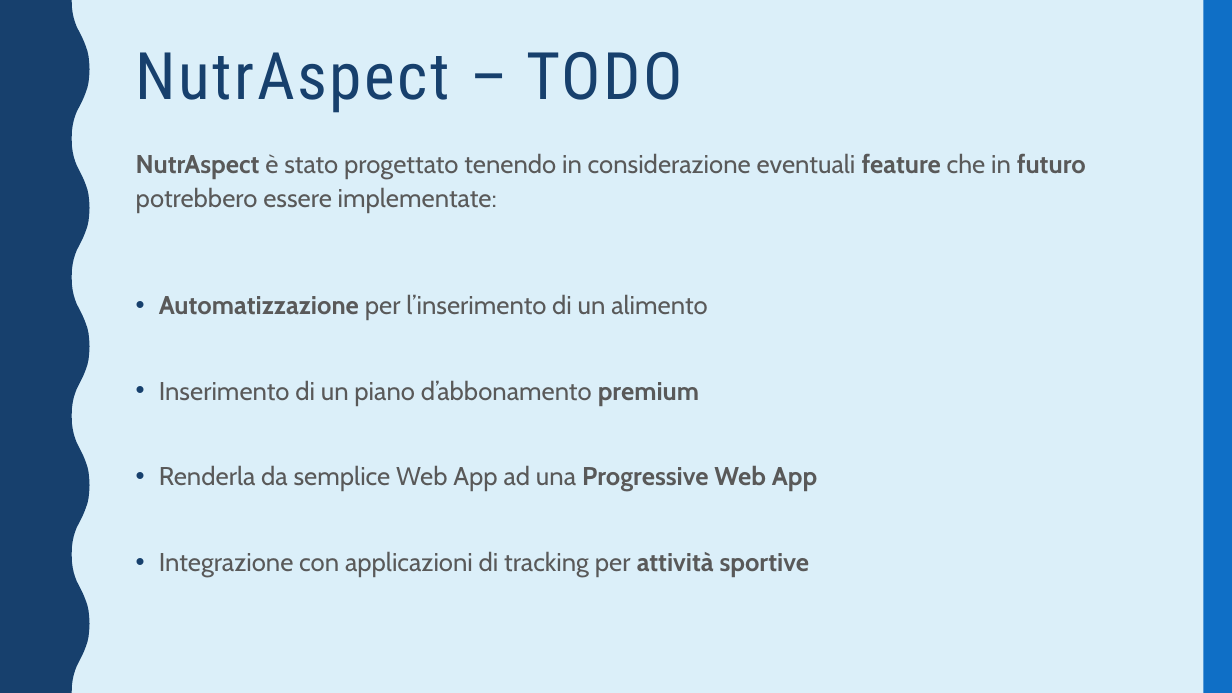
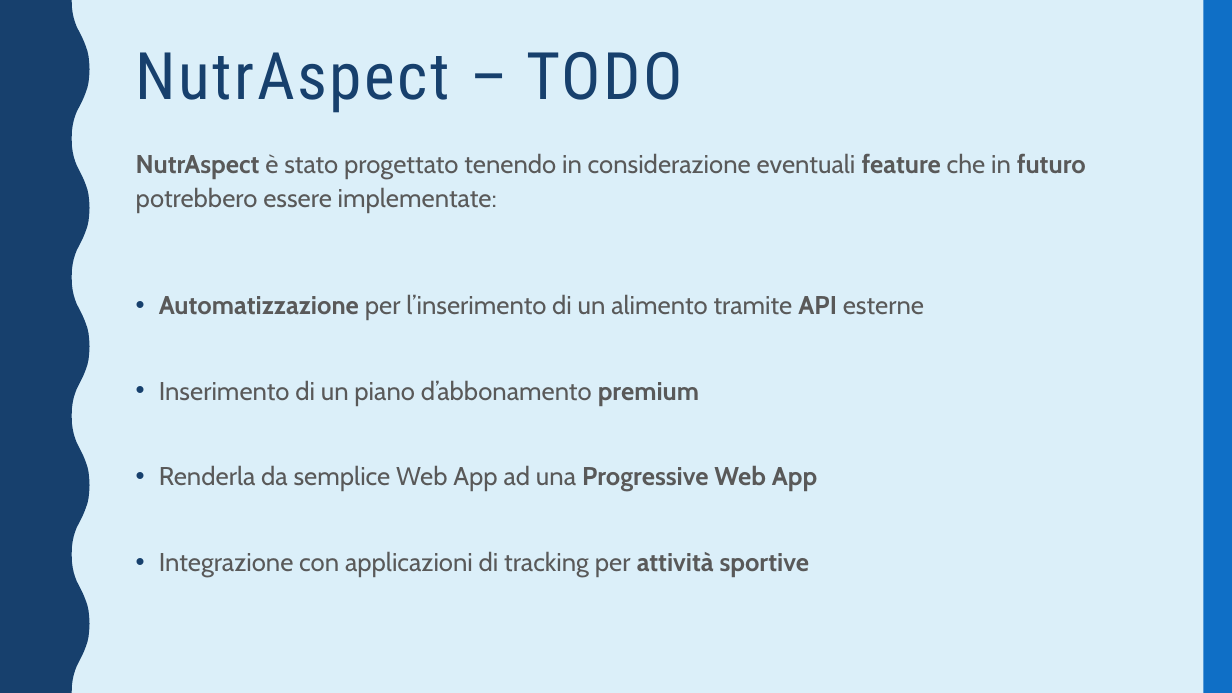
Before and after one commit to jeruu/NutrAspect, a slide deck: slide 10 of presentation/Presentazione_NutrAspect.pptx. Drawn at 1232x693 pixels with LibreOffice and Linux fonts; fonts in the diff are those of the drawing. Boxes give left, top, right and bottom in pixels: in the first picture for what was removed or moved away, otherwise in the second. Text is boxed around its words. In the diff, an @@ line names an element or a change of style, - is before the commit and + after.

```diff
--- a/presentation/Presentazione_NutrAspect.pptx
+++ b/presentation/Presentazione_NutrAspect.pptx
@@ text at (x1=159, y1=294, x2=924, y2=320): text changed @@
-• Automatizzazione per l’inserimento di un alimento
+• Automatizzazione per l’inserimento di un alimento tramite API esterne
```
Also in this commit, not shown: 2 other slides changed, 1 other file.
